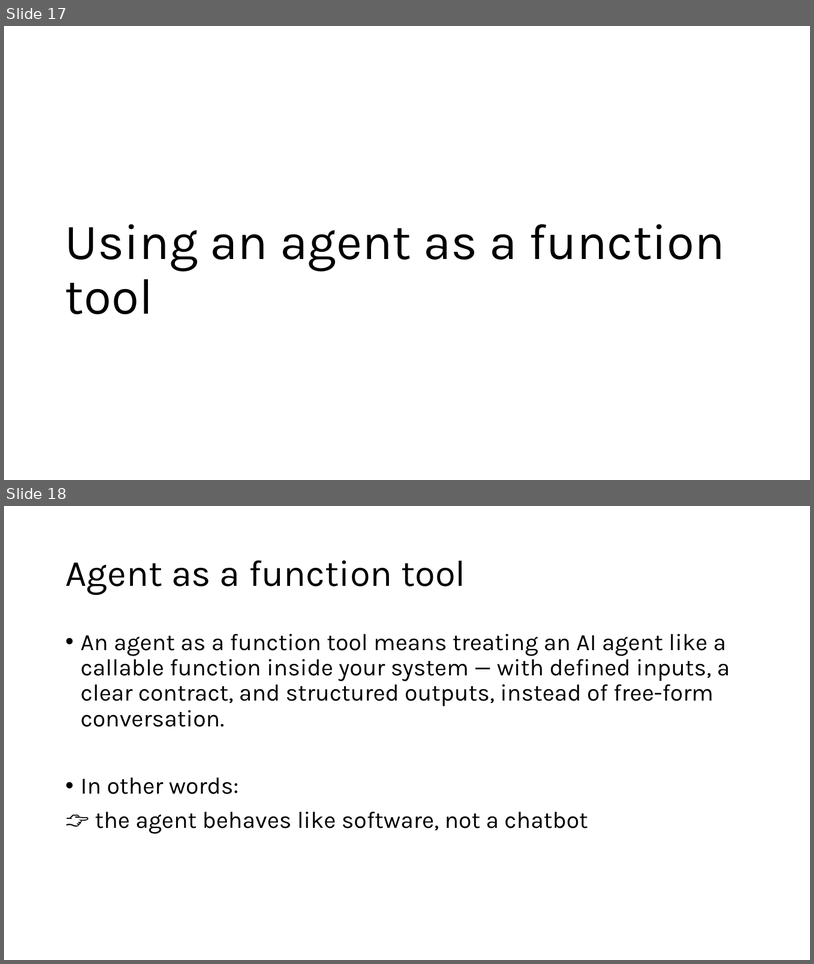
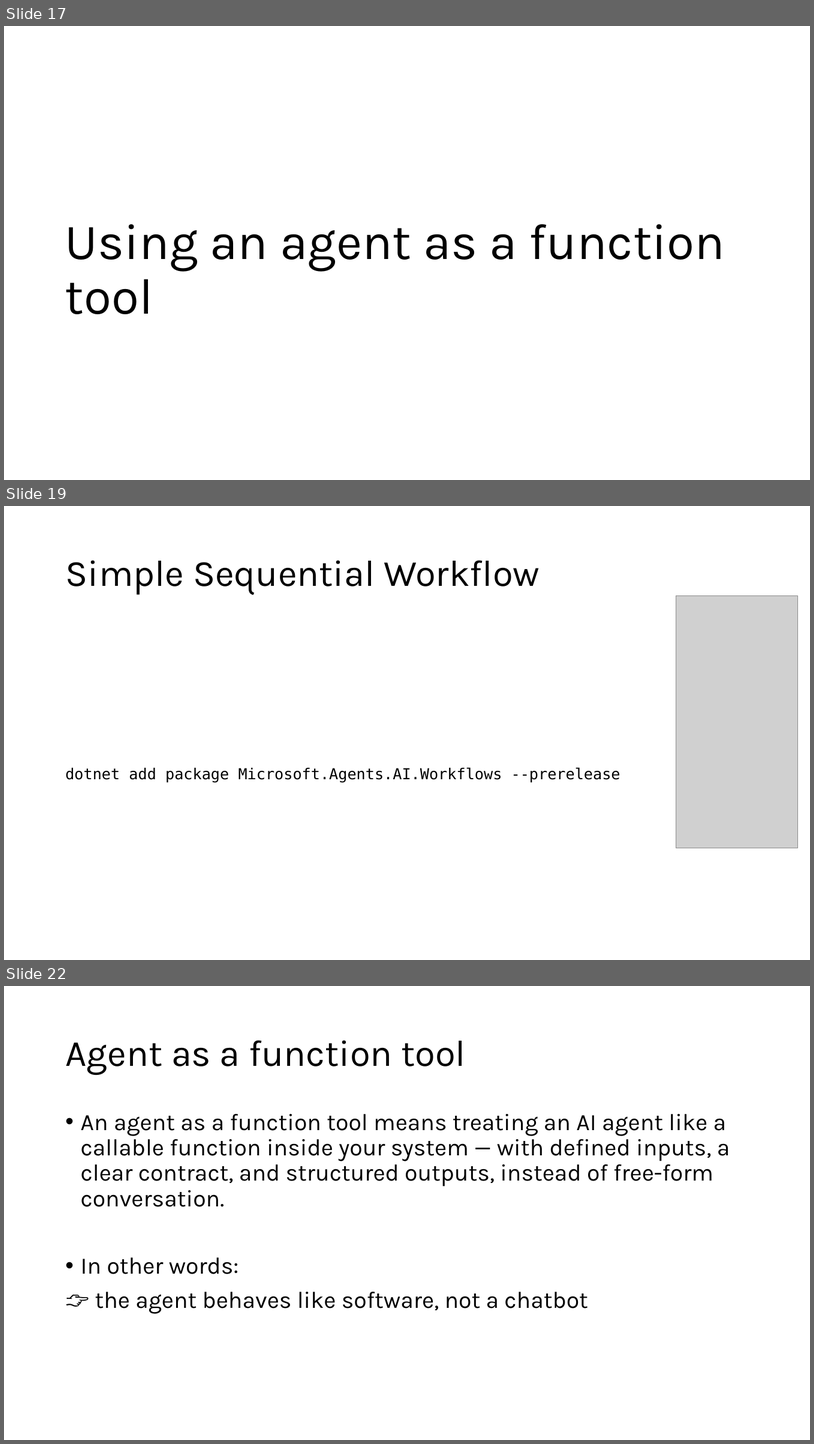
Before and after one commit to mehrthur-teste/NetBCConfJan21, a slide deck: docs/revised.pptx. Shown one above the other, each under a label of ours: slides 17 and 18 before the commit, slides 17, 19 and 22 after it; the slides between them are not shown. The pictures are 814x964 and 814x1444 pixels, drawn with LibreOffice and Linux fonts; fonts in the diff are those of the drawing; grey boxes stand for pictures. Boxes give left, top, right and bottom in pixels: in the first picture for what was removed or moved away, otherwise in the second. Text is boxed around its words. In the diff, an @@ line names an element or a change of style, - is before the commit and + after.

```diff
--- a/docs/revised.pptx
+++ b/docs/revised.pptx
@@ slide 19 added at box(4, 506, 810, 960), background #FFFFFF @@
@@ title added at box(65, 560, 540, 595), 44 pt, text #000000 @@
+Simple Sequential Workflow
@@ picture added at box(677, 596, 798, 849) @@
@@ text added at box(65, 767, 621, 783), 18 pt, text #000000 @@
+dotnet add package Microsoft.Agents.AI.Workflows --prerelease
@@ what was slide 18 is now slide 22 @@
```
Also in this commit, not shown: 3 other slides added.
